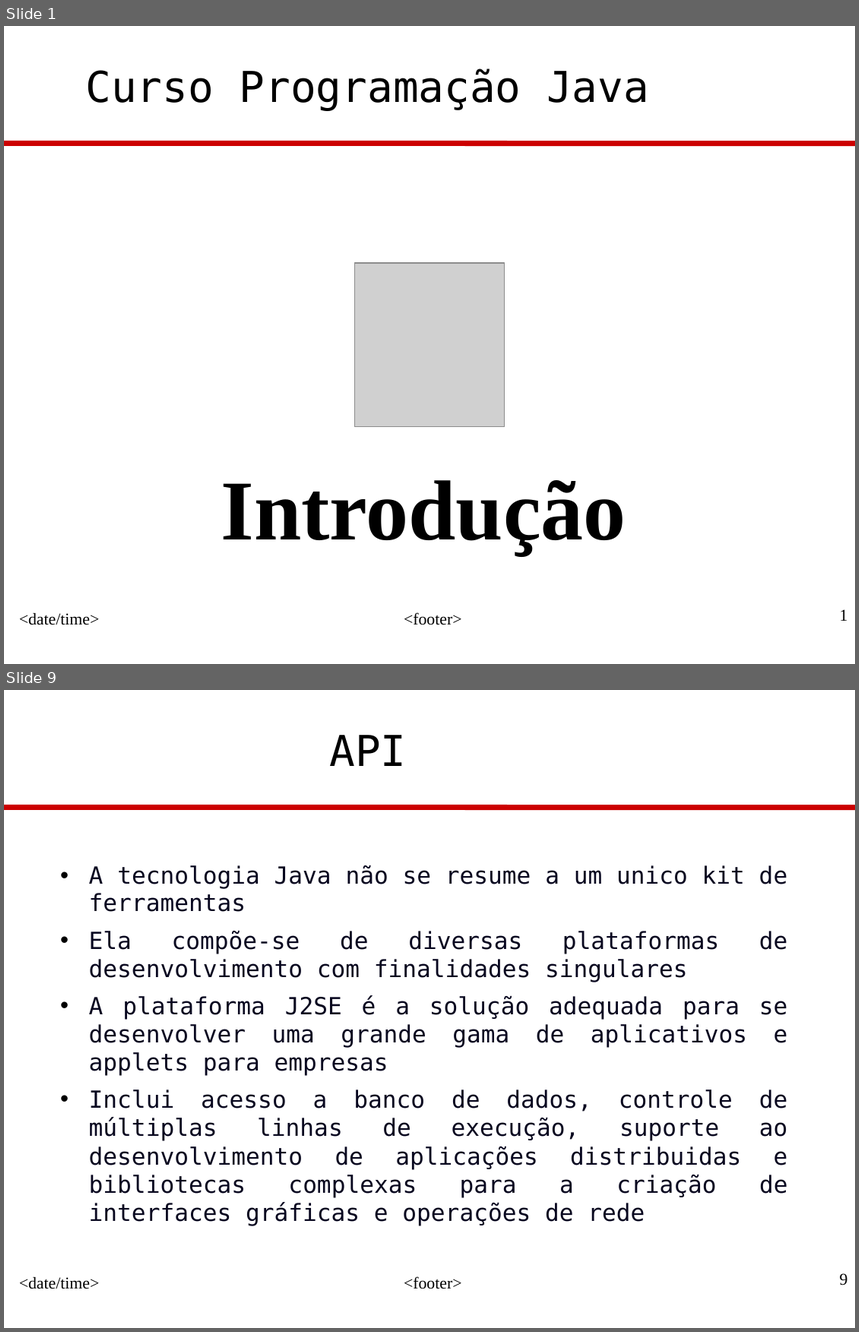
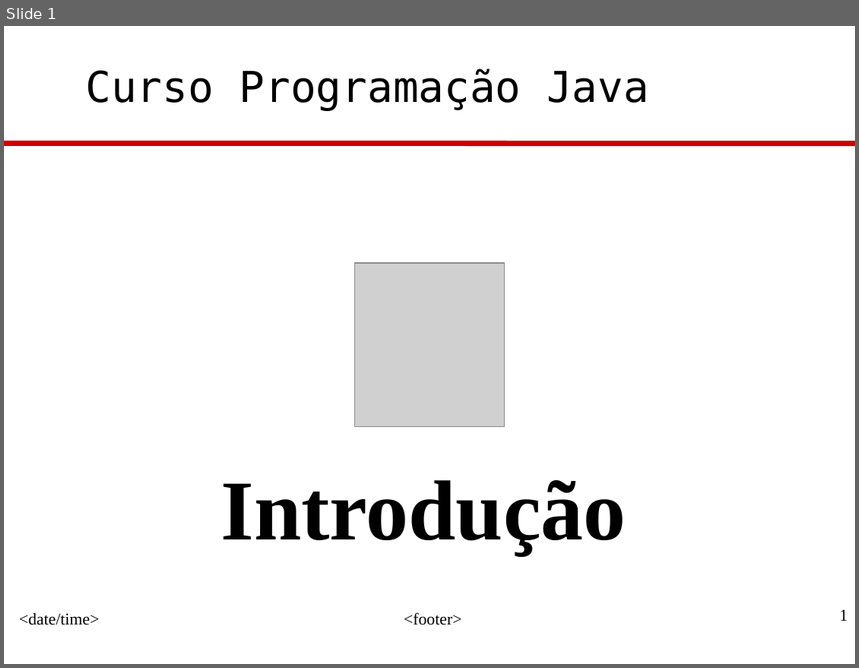
Before and after one commit to eaoliveira/DSJ-N1602, a slide deck: Professor/src/introducao/JavaProg-1-Introducao.ppt. Shown one above the other, each under a label of ours: slides 1 and 9 before the commit, slide 1 after it; the slides between them are not shown. The pictures are 859x1332 and 859x668 pixels, drawn with LibreOffice and Linux fonts; fonts in the diff are those of the drawing; grey boxes stand for pictures; background and template pictures are left out. Boxes give left, top, right and bottom in pixels: in the first picture for what was removed or moved away, otherwise in the second. Text is boxed around its words. In the diff, an @@ line names an element or a change of style, - is before the commit and + after.

```diff
--- a/Professor/src/introducao/JavaProg-1-Introducao.ppt
+++ b/Professor/src/introducao/JavaProg-1-Introducao.ppt
@@ slide 9 removed at [4, 690, 855, 1328], background #FFFFFF; not listed: 4 template elements that a slide beside it also shows @@
@@ text removed at [329, 735, 406, 766] @@
-API
@@ text removed at [89, 865, 788, 1227] @@
-• A tecnologia Java não se resume a um unico kit de ferramentas
-• Ela compõe-se de diversas plataformas de desenvolvimento com finalidades singulares
-• A plataforma J2SE é a solução adequada para se desenvolver uma grande gama de aplicativos e applets para empresas
-• Inclui acesso a banco de dados, controle de múltiplas linhas de execução, suporte ao desenvolvimento de aplicações distribuidas e bibliotecas complexas para a criação de interfaces gráficas e operações de rede
```
Also in this commit, not shown: 12 slides changed, 8 slides added, 16 other slides removed.
